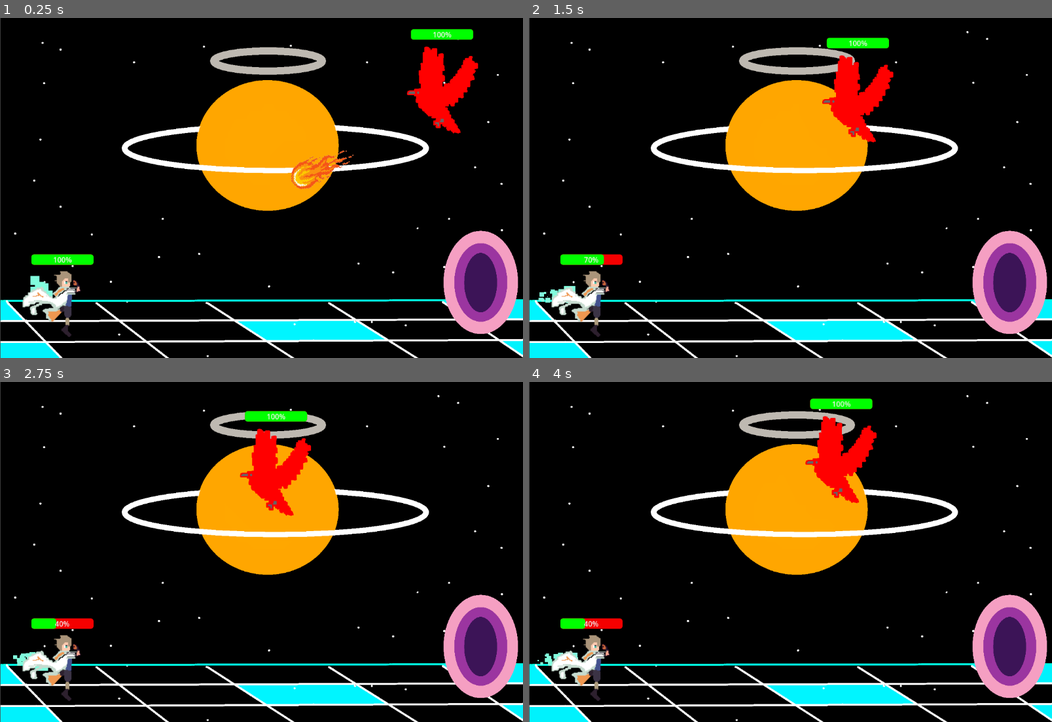
Above: before the commit, frames 1-4 (two rows, left to right).
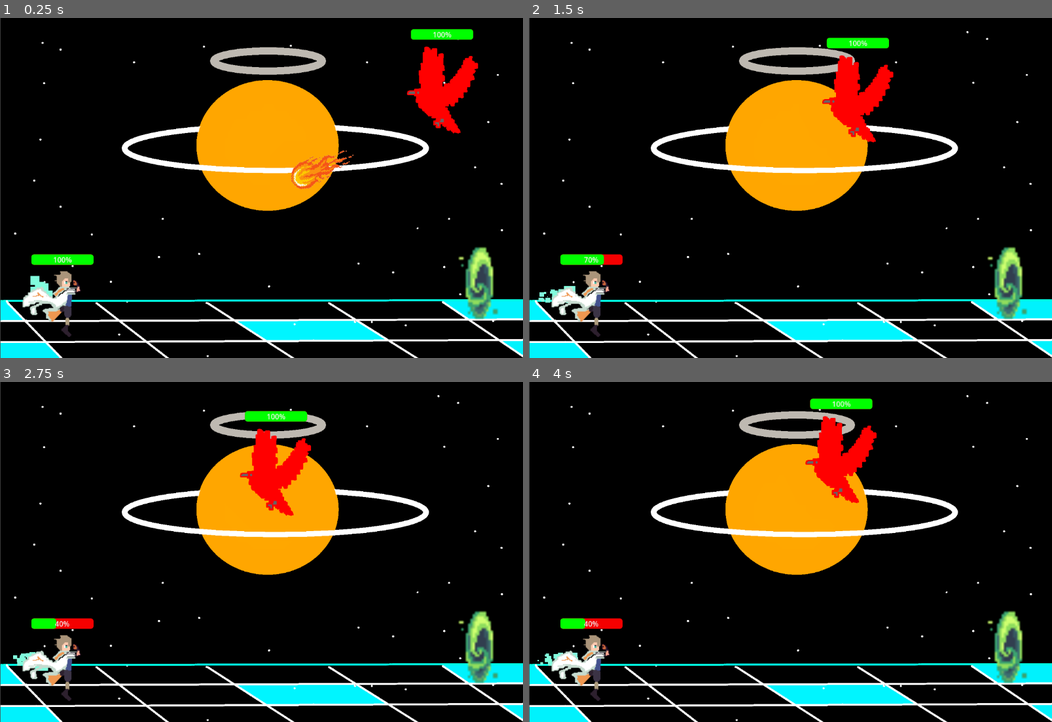
Above: after the commit, the same moments.

Repository: jwang5-dot/12-DT-Project
Game: Godot game, scene res://scene/Level 4.tscn
Two runs of this game, one before a commit and one after it. Both use one fixed random seed, a clock stepped at 60 frames per second and the inputs below. This scene is started directly instead of the project's main scene.
Inputs (mouse positions are in pixels of both pictures, inside the frame that each line leads up to):
- Up to frame 1 (0.25 s): no input
- Up to frame 2 (1.5 s): tap Enter (ui_accept) at 0.5, 0.77 s; move the mouse to (905, 171) at 0.52 s; hold Right (ui_right) from 0.53 s (still down); move the mouse to (685, 205) at 1.27 s
- Up to frame 3 (2.75 s): tap Enter (ui_accept) at 1.52 s; move the mouse to (313, 477) at 2.02 s; release Right (ui_right) at 2.03 s; hold Left (ui_left) from 2.03 s (still down)
- Up to frame 4 (4 s): move the mouse to (764, 620) at 2.77 s; release Left (ui_left) at 2.78 s; hold Right (ui_right) from 2.78 s (still down); tap Enter (ui_accept) at 3.02, 3.77 s; move the mouse to (947, 603) at 3.52 s

The runs differ from the first frame. In frame 1, 3.4% of the frame differs, in the area x 84-100%, y 62-94%; in frame 2, 3.4%; in frame 3, 3.4%; in frame 4, 3.4%.

Commit message:
Animated Portal

Diff:
--- a/assessment-game/scene/Level 2.tscn
+++ b/assessment-game/scene/Level 2.tscn
@@ -5,7 +5,7 @@
 [ext_resource type="Texture2D" uid="uid://bbp32viflnjmt" path="res://images/Box.png" id="2_2p7nl"]
 [ext_resource type="PackedScene" uid="uid://6c7tsvcvxxtp" path="res://scene/Player 1.tscn" id="3_brqh1"]
 [ext_resource type="PackedScene" uid="uid://qsxetot13ond" path="res://scene/Enemy.tscn" id="4_h7in3"]
-[ext_resource type="Texture2D" uid="uid://bk60y1uudktwg" path="res://images/portall555.png" id="6_brqh1"]
+[ext_resource type="Texture2D" uid="uid://7pq7mcurwsf7" path="res://images/Dimensional_Portal.png" id="6_brqh1"]
 
 [sub_resource type="RectangleShape2D" id="RectangleShape2D_y32ns"]
 size = Vector2(1148, 24.249994)
@@ -17,8 +17,58 @@
 size = Vector2(8.5, 732.5)
 
 [sub_resource type="CapsuleShape2D" id="CapsuleShape2D_2p7nl"]
-radius = 55.0
+radius = 38.374878
 height = 164.0
+
+[sub_resource type="AtlasTexture" id="AtlasTexture_h7in3"]
+atlas = ExtResource("6_brqh1")
+region = Rect2(0, 0, 32, 32)
+
+[sub_resource type="AtlasTexture" id="AtlasTexture_7h12u"]
+atlas = ExtResource("6_brqh1")
+region = Rect2(32, 0, 32, 32)
+
+[sub_resource type="AtlasTexture" id="AtlasTexture_aksa2"]
+atlas = ExtResource("6_brqh1")
+region = Rect2(64, 0, 32, 32)
+
+[sub_resource type="AtlasTexture" id="AtlasTexture_b2jkd"]
+atlas = ExtResource("6_brqh1")
+region = Rect2(0, 32, 32, 32)
+
+[sub_resource type="AtlasTexture" id="AtlasTexture_0o5p8"]
+atlas = ExtResource("6_brqh1")
+region = Rect2(32, 32, 32, 32)
+
+[sub_resource type="AtlasTexture" id="AtlasTexture_ywplf"]
+atlas = ExtResource("6_brqh1")
+region = Rect2(64, 32, 32, 32)
+
+[sub_resource type="SpriteFrames" id="SpriteFrames_bmhx4"]
+animations = [{
+"frames": [{
+"duration": 1.0,
+"texture": SubResource("AtlasTexture_h7in3")
+}, {
+"duration": 1.0,
+"texture": SubResource("AtlasTexture_7h12u")
+}, {
+"duration": 1.0,
+"texture": SubResource("AtlasTexture_aksa2")
+}, {
+"duration": 1.0,
+"texture": SubResource("AtlasTexture_b2jkd")
+}, {
+"duration": 1.0,
+"texture": SubResource("AtlasTexture_0o5p8")
+}, {
+"duration": 1.0,
+"texture": SubResource("AtlasTexture_ywplf")
+}],
+"loop": true,
+"name": &"portal1",
+"speed": 5.0
+}]
 
 [node name="Level 2" type="Node2D" unique_id=117724919]
 script = ExtResource("1_2p7nl")
@@ -56,11 +106,6 @@
 position = Vector2(1067.6251, 597.375)
 shape = SubResource("CapsuleShape2D_2p7nl")
 
-[node name="Portall555" type="Sprite2D" parent="." unique_id=466631491]
-position = Vector2(1061.6251, 599.375)
-scale = Vector2(0.20086819, 0.20971681)
-texture = ExtResource("6_brqh1")
-
 [node name="NinePatchRect" type="NinePatchRect" parent="." unique_id=1289578008]
 offset_left = 4.0
 offset_top = 695.0
@@ -78,4 +123,12 @@
 [node name="Marker2D2" type="Marker2D" parent="." unique_id=459738990]
 position = Vector2(1014, 301)
 
+[node name="AnimatedSprite2D" type="AnimatedSprite2D" parent="." unique_id=1286167650]
+position = Vector2(1061.9999, 599.00006)
+scale = Vector2(5, 5.224)
+sprite_frames = SubResource("SpriteFrames_bmhx4")
+animation = &"portal1"
+autoplay = "portal1"
+frame_progress = 0.9497368
+
 [connection signal="body_entered" from="Area2D" to="." method="_on_area_2d_body_entered"]
--- a/assessment-game/scene/Level 4.tscn
+++ b/assessment-game/scene/Level 4.tscn
@@ -2,7 +2,7 @@
 
 [ext_resource type="Texture2D" uid="uid://ca3qh1tjo6ms5" path="res://images/Space1.png" id="2_g46qk"]
 [ext_resource type="PackedScene" uid="uid://6c7tsvcvxxtp" path="res://scene/Player 1.tscn" id="3_s4evf"]
-[ext_resource type="Texture2D" uid="uid://bk60y1uudktwg" path="res://images/portall555.png" id="4_g46qk"]
+[ext_resource type="Texture2D" uid="uid://7pq7mcurwsf7" path="res://images/Dimensional_Portal.png" id="4_g46qk"]
 [ext_resource type="PackedScene" uid="uid://b8g5meyobi3m7" path="res://scene/EnemyRC.tscn" id="4_yavb0"]
 
 [sub_resource type="RectangleShape2D" id="RectangleShape2D_16vqg"]
@@ -15,8 +15,58 @@
 size = Vector2(29, 742.375)
 
 [sub_resource type="CapsuleShape2D" id="CapsuleShape2D_wjxe6"]
-radius = 67.0
+radius = 43.749878
 height = 222.0
+
+[sub_resource type="AtlasTexture" id="AtlasTexture_h7in3"]
+atlas = ExtResource("4_g46qk")
+region = Rect2(0, 0, 32, 32)
+
+[sub_resource type="AtlasTexture" id="AtlasTexture_7h12u"]
+atlas = ExtResource("4_g46qk")
+region = Rect2(32, 0, 32, 32)
+
+[sub_resource type="AtlasTexture" id="AtlasTexture_aksa2"]
+atlas = ExtResource("4_g46qk")
+region = Rect2(64, 0, 32, 32)
+
+[sub_resource type="AtlasTexture" id="AtlasTexture_b2jkd"]
+atlas = ExtResource("4_g46qk")
+region = Rect2(0, 32, 32, 32)
+
+[sub_resource type="AtlasTexture" id="AtlasTexture_0o5p8"]
+atlas = ExtResource("4_g46qk")
+region = Rect2(32, 32, 32, 32)
+
+[sub_resource type="AtlasTexture" id="AtlasTexture_ywplf"]
+atlas = ExtResource("4_g46qk")
+region = Rect2(64, 32, 32, 32)
+
+[sub_resource type="SpriteFrames" id="SpriteFrames_s4evf"]
+animations = [{
+"frames": [{
+"duration": 1.0,
+"texture": SubResource("AtlasTexture_h7in3")
+}, {
+"duration": 1.0,
+"texture": SubResource("AtlasTexture_7h12u")
+}, {
+"duration": 1.0,
+"texture": SubResource("AtlasTexture_aksa2")
+}, {
+"duration": 1.0,
+"texture": SubResource("AtlasTexture_b2jkd")
+}, {
+"duration": 1.0,
+"texture": SubResource("AtlasTexture_0o5p8")
+}, {
+"duration": 1.0,
+"texture": SubResource("AtlasTexture_ywplf")
+}],
+"loop": true,
+"name": &"portal1",
+"speed": 5.0
+}]
 
 [node name="Level 4" type="Node2D" unique_id=341672757]
 
@@ -54,15 +104,18 @@
 position = Vector2(1057.2501, 582.75)
 shape = SubResource("CapsuleShape2D_wjxe6")
 
-[node name="Portall555" type="Sprite2D" parent="." unique_id=408069698]
-position = Vector2(1063.2501, 591.75)
-scale = Vector2(0.21562515, 0.2475586)
-texture = ExtResource("4_g46qk")
-
 [node name="Marker2D" type="Marker2D" parent="." unique_id=1913609174]
 position = Vector2(379, 102)
 
 [node name="Marker2D2" type="Marker2D" parent="." unique_id=1759816914]
 position = Vector2(1022, 311)
 
+[node name="AnimatedSprite2D" type="AnimatedSprite2D" parent="." unique_id=1620348590]
+position = Vector2(1051, 585)
+scale = Vector2(5, 5.224)
+sprite_frames = SubResource("SpriteFrames_s4evf")
+animation = &"portal1"
+autoplay = "portal1"
+frame_progress = 0.8936882
+
 [connection signal="area_entered" from="Area2D" to="CharacterBody2D" method="_on_area_2d_area_entered"]
--- a/assessment-game/scripts/enemy_rc.gd
+++ b/assessment-game/scripts/enemy_rc.gd
@@ -74,7 +74,6 @@
 
 
 func _shoot() -> void:
-	print("Enemy shooting")
 
 	if bullet_scene == null or bullet_spawn == null:
 		return
Binary file added: assessment-game/images/Dimensional_Portal.png
Not shown, changed: assessment-game/images/Dimensional_Portal.png.import
Binary file removed: assessment-game/images/Portal-removebg-preview.png
